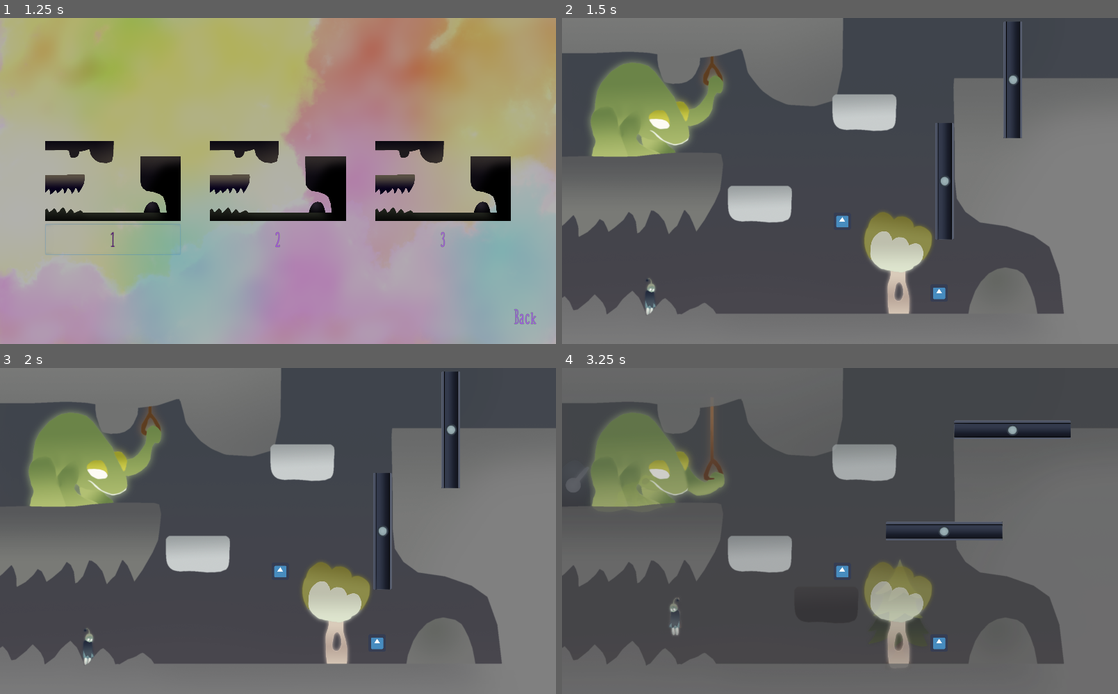
Above: before the commit, frames 1-4 (two rows, left to right).
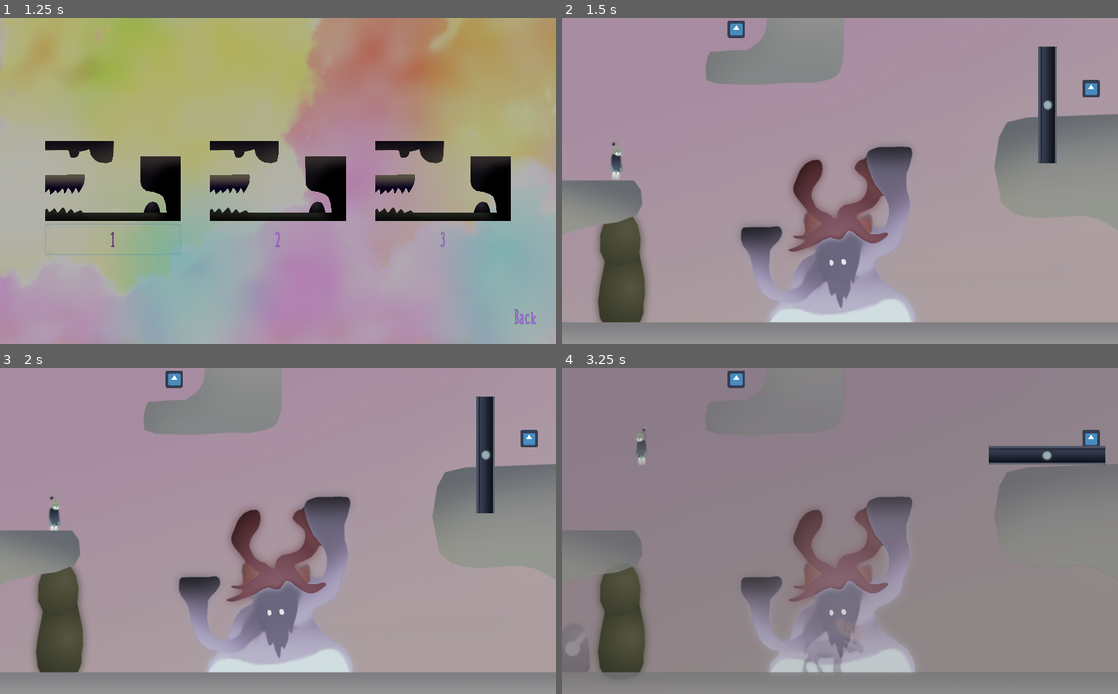
Above: after the commit, the same moments.

Repository: Dimension-Omega/misty-marshes
Game: Godot game, scene res://data/main/Main.tscn
The game is run twice, just before and just after one commit, with the same random seed, the same clock (stepped at 60 frames per second) and the same inputs. The engine's default icon, where the game draws it, is replaced by a stand-in: a white triangle on a blue panel in a dark square.
Inputs:
- Up to frame 1 (1.25 s): tap Enter (ui_accept) at 0.5 s; hold Right (right) from 0.53 s (still down); hold Space (duality) from 0.53 s (still down); tap Up (jump) at 0.77, 1.07 s; tap I at 0.8 s
- Up to frame 2 (1.5 s): release Right (right) at 1.25 s; release Space (duality) at 1.25 s; click "3" at 1.25 s
- Up to frame 3 (2 s): no input
- Up to frame 4 (3.25 s): tap Enter (ui_accept) at 2 s; hold Right (right) 2.03-2.78 s; tap I at 2.1 s; tap Up (jump) at 2.27, 2.3, 2.57 s; hold A (left) from 2.78 s (still down); hold Up (jump) from 2.78 s (still down); tap Space (duality) at 3.05 s

Frame 1 is identical in both runs. In frame 2, 83% of the frame differs, in the area x 0-100%, y 0-100%; in frame 3, 83%; in frame 4, 90%.

Commit message:
Moose

Diff:
--- /dev/null
+++ b/data/elements/boulders/boulder.gd
@@ -0,0 +1,10 @@
+extends StaticBody2D
+
+
+func break() -> void:
+	$AnimationPlayer.play("break")
+
+
+func _on_AnimationPlayer_animation_finished(anim_name: String) -> void:
+	if anim_name == 'break':
+		queue_free()
--- /dev/null
+++ b/data/elements/boulders/boulder.tscn
@@ -0,0 +1,55 @@
+[gd_scene load_steps=6 format=2]
+
+[ext_resource path="res://data/elements/boulders/boulder.png" type="Texture" id=1]
+[ext_resource path="res://data/elements/boulders/boulder.gd" type="Script" id=2]
+
+[sub_resource type="RectangleShape2D" id=1]
+extents = Vector2( 80, 200 )
+
+[sub_resource type="Animation" id=3]
+length = 0.001
+tracks/0/type = "value"
+tracks/0/path = NodePath("Boulder:modulate")
+tracks/0/interp = 1
+tracks/0/loop_wrap = true
+tracks/0/imported = false
+tracks/0/enabled = true
+tracks/0/keys = {
+"times": PoolRealArray( 0 ),
+"transitions": PoolRealArray( 1 ),
+"update": 0,
+"values": [ Color( 1, 1, 1, 1 ) ]
+}
+
+[sub_resource type="Animation" id=2]
+resource_name = "break"
+length = 1.5
+tracks/0/type = "value"
+tracks/0/path = NodePath("Boulder:modulate")
+tracks/0/interp = 1
+tracks/0/loop_wrap = true
+tracks/0/imported = false
+tracks/0/enabled = true
+tracks/0/keys = {
+"times": PoolRealArray( 0, 0.4, 0.7, 0.9, 1.5 ),
+"transitions": PoolRealArray( 1, 1, 1, 1, 1 ),
+"update": 0,
+"values": [ Color( 1, 1, 1, 1 ), Color( 0.917647, 0.0196078, 0.0196078, 1 ), Color( 0.996078, 0.909804, 0.909804, 1 ), Color( 1, 0.262745, 0.262745, 1 ), Color( 1, 0.262745, 0.262745, 0 ) ]
+}
+
+[node name="boulder" type="StaticBody2D"]
+collision_layer = 16
+collision_mask = 513
+script = ExtResource( 2 )
+
+[node name="CollisionShape2D" type="CollisionShape2D" parent="."]
+shape = SubResource( 1 )
+
+[node name="Boulder" type="Sprite" parent="."]
+texture = ExtResource( 1 )
+
+[node name="AnimationPlayer" type="AnimationPlayer" parent="."]
+anims/RESET = SubResource( 3 )
+anims/break = SubResource( 2 )
+
+[connection signal="animation_finished" from="AnimationPlayer" to="." method="_on_AnimationPlayer_animation_finished"]
--- /dev/null
+++ b/data/elements/moose/moose.gd
@@ -0,0 +1,61 @@
+extends KinematicBody2D
+
+
+export var left_limit : NodePath
+export var right_limit : NodePath
+
+onready var left_target : Node2D = get_node(left_limit)
+onready var right_target : Node2D = get_node(right_limit)
+
+var velocity : Vector2
+var world_color : String
+var is_triggered : bool = false
+
+const SPEED := 400
+const UP_VECTOR := Vector2.UP
+const SNAP_VECTOR := Vector2.DOWN * 100
+const REACHED_TARGET_DISTANCE := 10.0
+const INTERACTABLE_LAYER := 11
+
+func _physics_process(_delta: float) -> void:
+	if has_reached_target(velocity.x):
+		set_physics_process(false)
+		velocity.x = 0
+	var _rem = move_and_slide_with_snap(velocity, SNAP_VECTOR, UP_VECTOR)
+	for i in get_slide_count():
+		var collision = get_slide_collision(i)
+		if collision.collider.name == 'boulder':
+			collision.collider.break()
+			set_physics_process(false)
+
+func the_world_is_changing(color: String) -> void:
+	var isWhite := color == 'white'
+	world_color = color
+	if isWhite:
+		collision_layer &= ~ (1 << INTERACTABLE_LAYER)
+		set_physics_process(false)
+	else:
+		collision_layer |= 1 << INTERACTABLE_LAYER
+
+func interact() -> void:
+	if world_color == 'white': return
+	var playerGroup = get_tree().get_nodes_in_group('player')
+	var direction = -1
+	if not playerGroup:
+		direction = sign(randf() - 0.5)
+	else:
+		var player = playerGroup[0]
+		var dist = player.global_position - global_position
+		direction = -sign(dist.x)
+	velocity = Vector2(direction, 0) * SPEED
+	$MooseBlack.scale.x = direction
+	$MooseWhite.scale.x = direction
+	set_physics_process(true)
+
+
+func has_reached_target(velocityX: float) -> bool:
+	var target : Node2D = left_target
+	if velocityX > 0:
+		target = right_target
+	var distanceFromTarget = abs(target.global_position.x - global_position.x)
+	return  distanceFromTarget < REACHED_TARGET_DISTANCE
--- /dev/null
+++ b/data/elements/moose/moose.tscn
@@ -0,0 +1,60 @@
+[gd_scene load_steps=8 format=2]
+
+[ext_resource path="res://data/elements/moose/moose_black.png" type="Texture" id=1]
+[ext_resource path="res://data/elements/moose/moose_white.png" type="Texture" id=2]
+[ext_resource path="res://data/elements/moose/moose.gd" type="Script" id=3]
+
+[sub_resource type="RectangleShape2D" id=1]
+extents = Vector2( 100, 100 )
+
+[sub_resource type="RectangleShape2D" id=2]
+extents = Vector2( 73, 30 )
+
+[sub_resource type="RectangleShape2D" id=3]
+extents = Vector2( 80, 30 )
+
+[sub_resource type="RectangleShape2D" id=4]
+extents = Vector2( 70, 80 )
+
+[node name="Mouse" type="KinematicBody2D" groups=["duality", "interactable"]]
+collision_layer = 18432
+collision_mask = 17
+script = ExtResource( 3 )
+
+[node name="CollisionShape2D" type="CollisionShape2D" parent="."]
+position = Vector2( -10, 0 )
+z_index = 1
+shape = SubResource( 1 )
+
+[node name="MooseWhite" type="Sprite" parent="." groups=["white"]]
+texture = ExtResource( 2 )
+offset = Vector2( -30, -230 )
+
+[node name="WhiteCollider" type="KinematicBody2D" parent="MooseWhite"]
+position = Vector2( -273, -218 )
+collision_layer = 4
+collision_mask = 0
+
+[node name="CollisionShape2D" type="CollisionShape2D" parent="MooseWhite/WhiteCollider"]
+position = Vector2( -3, -3 )
+shape = SubResource( 2 )
+
+[node name="WhiteCollider2" type="KinematicBody2D" parent="MooseWhite"]
+position = Vector2( 199, -501 )
+collision_layer = 4
+collision_mask = 0
+
+[node name="CollisionShape2D" type="CollisionShape2D" parent="MooseWhite/WhiteCollider2"]
+position = Vector2( -3, -3 )
+shape = SubResource( 3 )
+
+[node name="MooseBlack" type="Sprite" parent="." groups=["black"]]
+texture = ExtResource( 1 )
+
+[node name="BlackCollider" type="KinematicBody2D" parent="MooseBlack"]
+position = Vector2( -8, 24 )
+collision_layer = 2
+collision_mask = 0
+
+[node name="CollisionShape2D" type="CollisionShape2D" parent="MooseBlack/BlackCollider"]
+shape = SubResource( 4 )
--- a/data/elements/player/player.tscn
+++ b/data/elements/player/player.tscn
@@ -10,7 +10,7 @@
 [sub_resource type="RectangleShape2D" id=2]
 extents = Vector2( 20, 70 )
 
-[node name="Player" type="KinematicBody2D" groups=["duality"]]
+[node name="Player" type="KinematicBody2D" groups=["duality", "player"]]
 collision_layer = 512
 script = ExtResource( 3 )
 
--- /dev/null
+++ b/data/levels/3/level_3.tscn
@@ -0,0 +1,118 @@
+[gd_scene load_steps=15 format=2]
+
+[ext_resource path="res://data/levels/3/level_3_bg_black.png" type="Texture" id=1]
+[ext_resource path="res://data/levels/2/level_2.gd" type="Script" id=2]
+[ext_resource path="res://data/levels/3/level_3_fg_black.png" type="Texture" id=3]
+[ext_resource path="res://data/elements/boulders/boulder.tscn" type="PackedScene" id=4]
+[ext_resource path="res://data/elements/switches/switch.tscn" type="PackedScene" id=5]
+[ext_resource path="res://data/elements/target/target.tscn" type="PackedScene" id=6]
+[ext_resource path="res://data/elements/gates/gate.tscn" type="PackedScene" id=7]
+[ext_resource path="res://data/levels/3/level_3_fg_white.png" type="Texture" id=8]
+[ext_resource path="res://data/levels/3/level_3_bg_white.png" type="Texture" id=9]
+[ext_resource path="res://data/elements/moose/moose.tscn" type="PackedScene" id=10]
+[ext_resource path="res://data/elements/player/player.tscn" type="PackedScene" id=13]
+[ext_resource path="res://data/elements/secret/secret.tscn" type="PackedScene" id=14]
+
+[sub_resource type="RectangleShape2D" id=1]
+extents = Vector2( 1300, 60 )
+
+[sub_resource type="RectangleShape2D" id=2]
+extents = Vector2( 50, 1000 )
+
+[node name="level_3" type="Node2D" groups=["duality", "level"]]
+script = ExtResource( 2 )
+
+[node name="black" type="Node2D" parent="." groups=["black"]]
+
+[node name="CanvasLayer" type="CanvasLayer" parent="black"]
+layer = -10
+follow_viewport_enable = true
+follow_viewport_scale = 0.98
+
+[node name="Level3BgBlack" type="Sprite" parent="black/CanvasLayer" groups=["black"]]
+scale = Vector2( 1.02, 1.02 )
+texture = ExtResource( 1 )
+
+[node name="Level3FgBlack" type="Sprite" parent="black"]
+z_index = 10
+texture = ExtResource( 3 )
+
+[node name="white" type="Node2D" parent="." groups=["white"]]
+visible = false
+
+[node name="CanvasLayer" type="CanvasLayer" parent="white"]
+layer = -10
+follow_viewport_enable = true
+follow_viewport_scale = 0.98
+
+[node name="Level3BgWhite" type="Sprite" parent="white/CanvasLayer" groups=["white"]]
+visible = false
+scale = Vector2( 1.02, 1.02 )
+texture = ExtResource( 9 )
+
+[node name="Level3FgWhite" type="Sprite" parent="white"]
+z_index = 10
+texture = ExtResource( 8 )
+
+[node name="StaticBody2D" type="StaticBody2D" parent="."]
+
+[node name="Down" type="CollisionShape2D" parent="StaticBody2D"]
+position = Vector2( 0, 585 )
+shape = SubResource( 1 )
+
+[node name="Up" type="CollisionShape2D" parent="StaticBody2D"]
+position = Vector2( 0, -750 )
+shape = SubResource( 1 )
+
+[node name="RightPolygon" type="CollisionPolygon2D" parent="StaticBody2D"]
+polygon = PoolVector2Array( 625, -223, 1033, -241, 1041, 197, 931, 127, 701, 135, 603, 81, 579, -55, 597, -153 )
+
+[node name="TopPolygon" type="CollisionPolygon2D" parent="StaticBody2D"]
+polygon = PoolVector2Array( 6, -690, 8, -407, -112, -355, -248, -359, -488, -367, -490, -461, -316, -467, -280, -507, -264, -713 )
+
+[node name="LeftPolygon" type="CollisionPolygon2D" parent="StaticBody2D"]
+polygon = PoolVector2Array( -1040, 6, -744, 8, -721, 131, -1046, 208 )
+
+[node name="Left" type="CollisionShape2D" parent="StaticBody2D"]
+position = Vector2( -1087, 0 )
+shape = SubResource( 2 )
+
+[node name="Right" type="CollisionShape2D" parent="StaticBody2D"]
+position = Vector2( 1050, 0 )
+shape = SubResource( 2 )
+
+[node name="entities" type="Node2D" parent="."]
+
+[node name="Gate" parent="entities" instance=ExtResource( 7 )]
+position = Vector2( 763, -280 )
+initial_pos = 1
+
+[node name="Switch" parent="entities" instance=ExtResource( 5 )]
+position = Vector2( -984, 428 )
+trigger_node = NodePath("../Gate")
+only_on_black = true
+
+[node name="Target" parent="entities" instance=ExtResource( 6 )]
+position = Vector2( 925, -340 )
+
+[node name="Secret" parent="entities" instance=ExtResource( 14 )]
+position = Vector2( -382, -559 )
+
+[node name="boulder" parent="entities" instance=ExtResource( 4 )]
+position = Vector2( -804, 329 )
+
+[node name="Mouse" parent="entities" instance=ExtResource( 10 )]
+position = Vector2( -14, 436 )
+left_limit = NodePath("../MooseLimits/LeftLimit")
+right_limit = NodePath("../MooseLimits/RightLimit")
+
+[node name="MooseLimits" type="Node2D" parent="entities"]
+
+[node name="LeftLimit" type="Node2D" parent="entities/MooseLimits"]
+position = Vector2( -727, 461 )
+
+[node name="RightLimit" type="Node2D" parent="entities/MooseLimits"]
+position = Vector2( 636, 442 )
+
+[node name="Player" parent="." instance=ExtResource( 13 )]
+position = Vector2( -823, -99 )
--- a/data/main/Main.gd
+++ b/data/main/Main.gd
@@ -16,7 +16,7 @@
 		'secret_found': false
 	},
 	'3': {
-		'scene': "res://data/levels/2/level_2.tscn",
+		'scene': "res://data/levels/3/level_3.tscn",
 		'completed': false,
 		'secret_found': false
 	}
--- a/project.godot
+++ b/project.godot
@@ -76,6 +76,7 @@
 2d_physics/layer_1="common"
 2d_physics/layer_2="black"
 2d_physics/layer_3="white"
+2d_physics/layer_5="boulder"
 2d_physics/layer_10="player"
 2d_physics/layer_11="interact sensor"
 2d_physics/layer_12="interactable"
Not shown, added: data/elements/boulders/boulder.png.import
Not shown, added: data/elements/moose/moose_black.png.import
Not shown, added: data/elements/moose/moose_white.png.import
Not shown, added: data/levels/3/level_3_bg_black.png.import
Not shown, added: data/levels/3/level_3_bg_white.png.import
Not shown, added: data/levels/3/level_3_fg_black.png.import
Not shown, added: data/levels/3/level_3_fg_white.png.import
